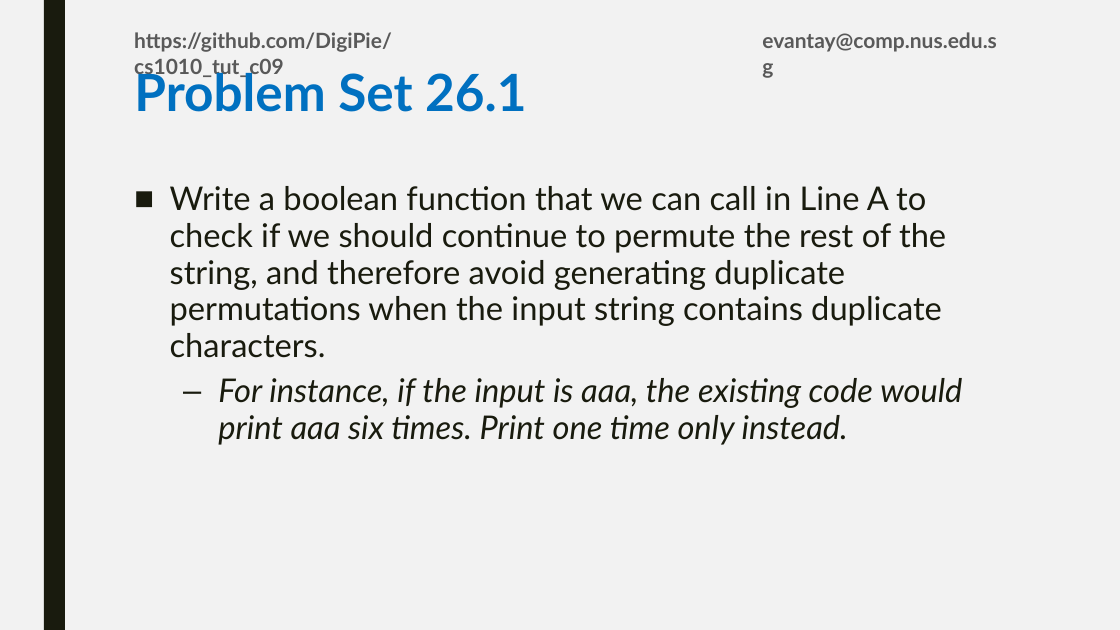
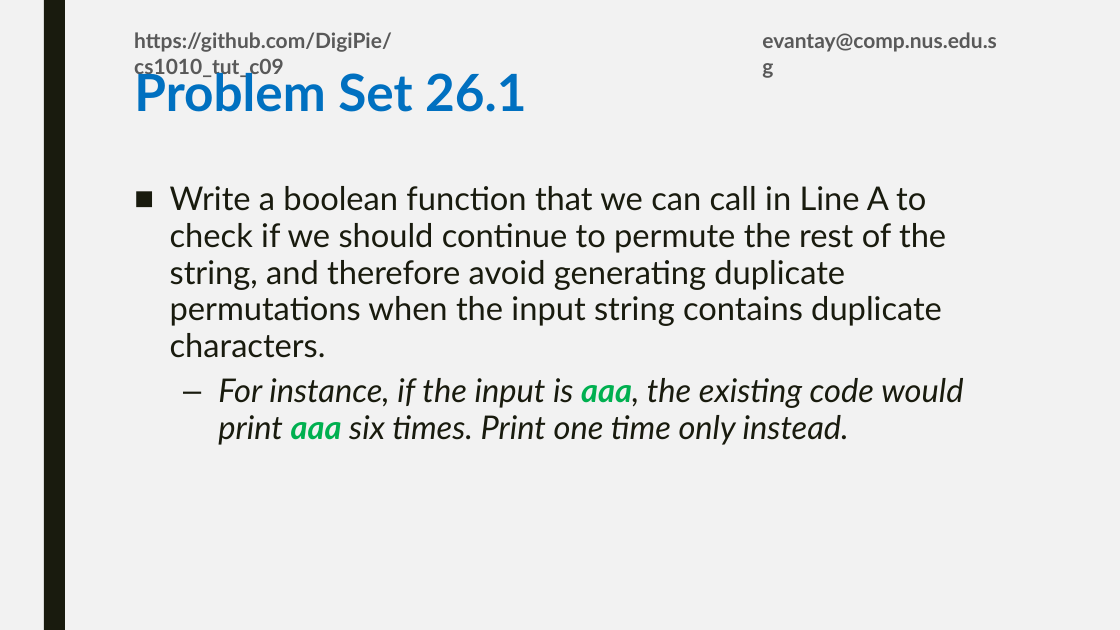
Before and after one commit to DigiPie/CS1010-Tutorial-C09, a slide deck: slide 18 of Tutorial_10/CS1010_TutC09_10.pptx. Drawn at 1120x630 pixels with LibreOffice and Linux fonts; fonts in the diff are those of the drawing. Boxes give left, top, right and bottom in pixels: in the first picture for what was removed or moved away, otherwise in the second. Text is boxed around its words. In the diff, an @@ line names an element or a change of style, - is before the commit and + after.

```diff
--- a/Tutorial_10/CS1010_TutC09_10.pptx
+++ b/Tutorial_10/CS1010_TutC09_10.pptx
@@ text at <box>218,378,963,445</box>: text colour #191B0E to #00B050, bold on in "aaa, aaa" @@
```
Also in this commit, not shown: 1 other slide changed, 1 other file.
